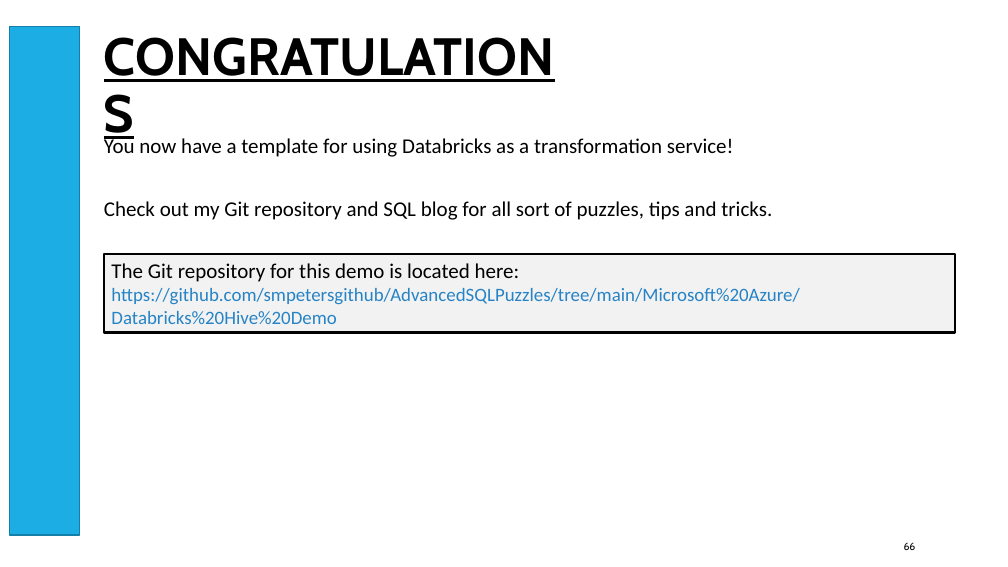
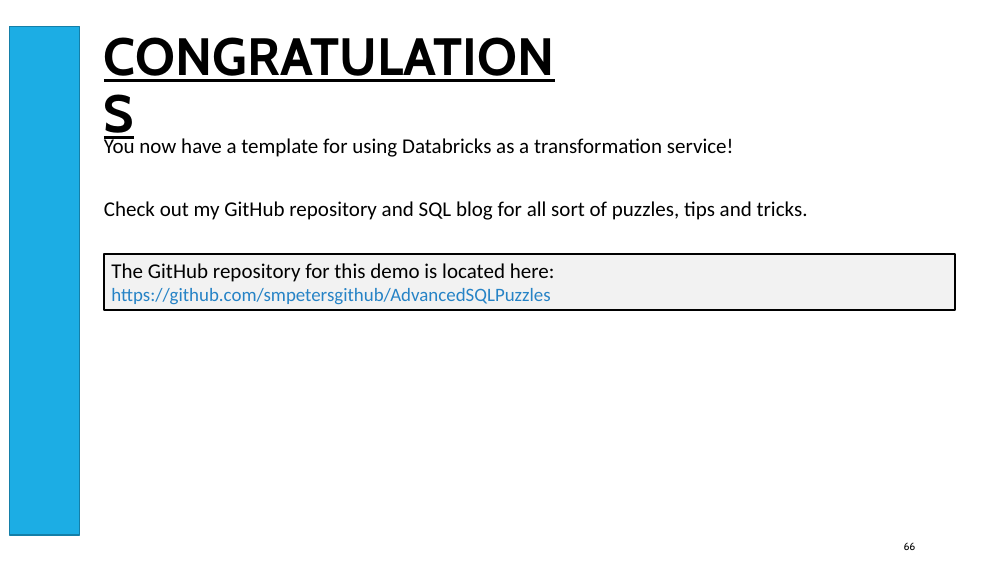
Before and after one commit to smpetersgithub/AdvancedSQLPuzzles, a slide deck: slide 66 of Database Tips and Tricks/Databricks Hive Demo/Azure Databricks Spark Hive Demo Powerpoint.pptx. Drawn at 1008x567 pixels with LibreOffice and Linux fonts; fonts in the diff are those of the drawing. Boxes give left, top, right and bottom in pixels: in the first picture for what was removed or moved away, otherwise in the second. Text is boxed around its words. In the diff, an @@ line names an element or a change of style, - is before the commit and + after.

```diff
--- a/Database Tips and Tricks/Databricks Hive Demo/Azure Databricks Spark Hive Demo Powerpoint.pptx
+++ b/Database Tips and Tricks/Databricks Hive Demo/Azure Databricks Spark Hive Demo Powerpoint.pptx
@@ text at [104,201,808,220]: text changed @@
-Check out my Git repository and SQL blog for all sort of puzzles, tips and tricks.
+Check out my GitHub repository and SQL blog for all sort of puzzles, tips and tricks.
@@ rectangle "The GitHub repository for this ...": place and size @@
-rectangle "The GitHub repository for this ..." at [104,254,956,333]
+rectangle "The GitHub repository for this ..." at [104,254,956,310]
@@ text in rectangle at [111,263,555,305]: text changed @@
-The Git repository for this demo is located here:
-https://github.com/smpetersgithub/AdvancedSQLPuzzles/tree/main/Microsoft%20Azure/Databricks%20Hive%20Demo
+The GitHub repository for this demo is located here:
+https://github.com/smpetersgithub/AdvancedSQLPuzzles
```
Also in this commit, not shown: 5 other slides changed, 1 other file.
